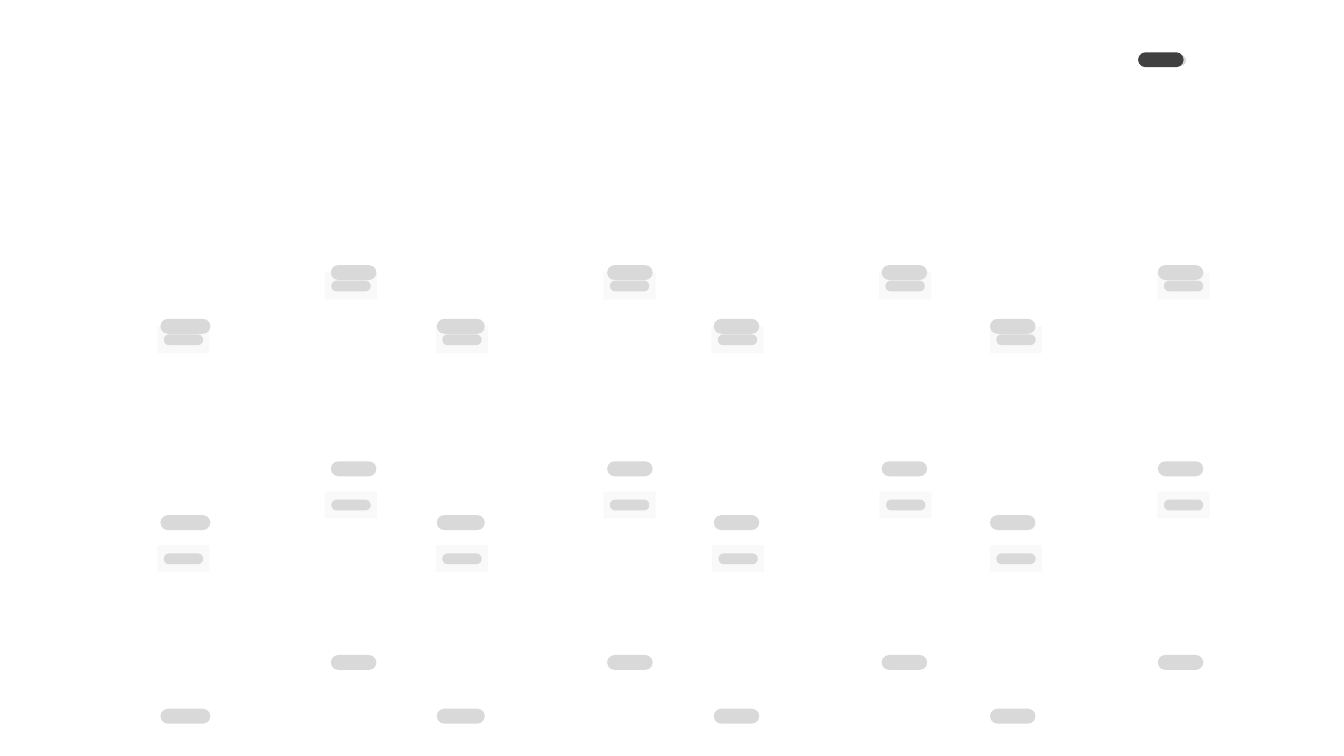
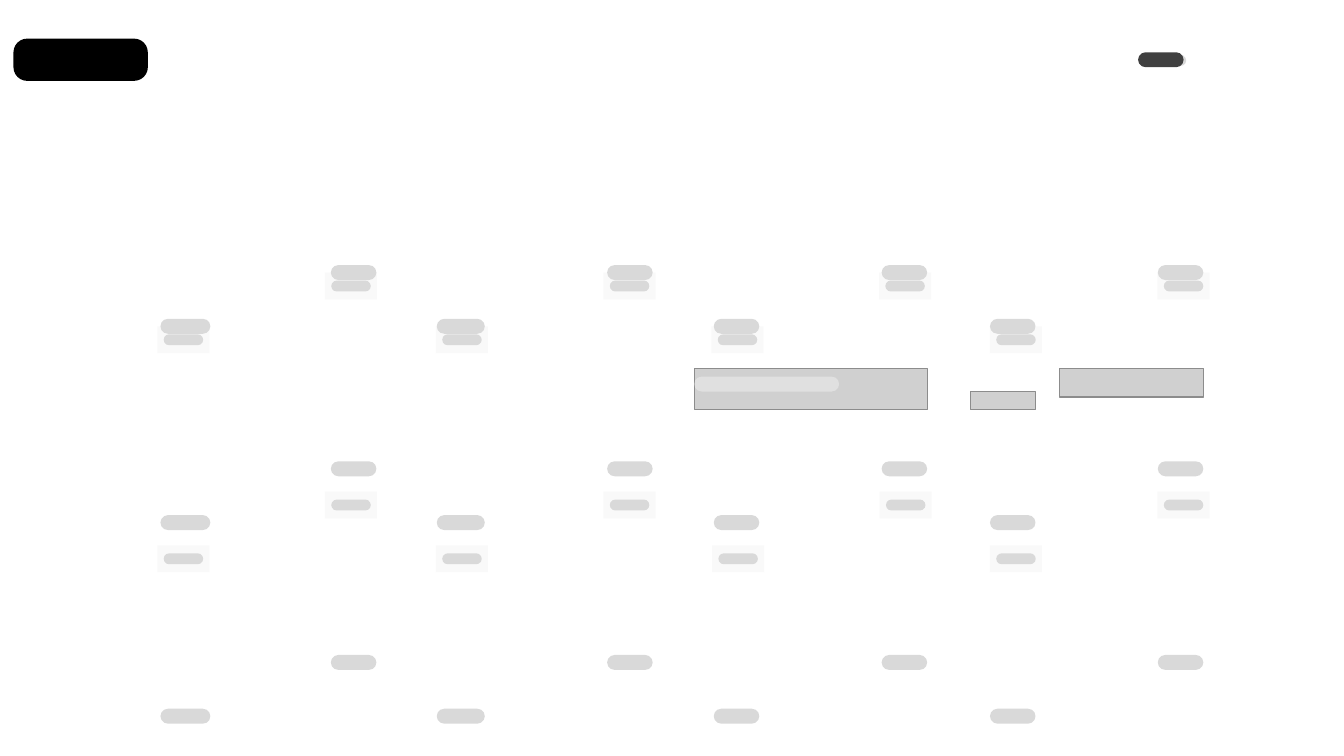
Before and after one commit to mercutiojohn/uplus-beautify, a slide deck: slide 1 of temp.pptx. Drawn at 1344x756 pixels with LibreOffice and Linux fonts; fonts in the diff are those of the drawing; grey boxes stand for pictures; background and template pictures are left out. Boxes give left, top, right and bottom in pixels: in the first picture for what was removed or moved away, otherwise in the second. Text is boxed around its words. In the diff, an @@ line names an element or a change of style, - is before the commit and + after.

```diff
--- a/temp.pptx
+++ b/temp.pptx
@@ rounded rectangle added at (13, 38, 147, 81), fill #000000 @@
@@ picture added at (695, 369, 928, 410) @@
@@ rounded rectangle added at (695, 377, 840, 392), fill #FFFFFF at 34% opacity @@
@@ picture added at (1060, 369, 1204, 397) @@
@@ picture added at (971, 391, 1036, 409) @@
```
Also in this commit, not shown: 2 other files.
